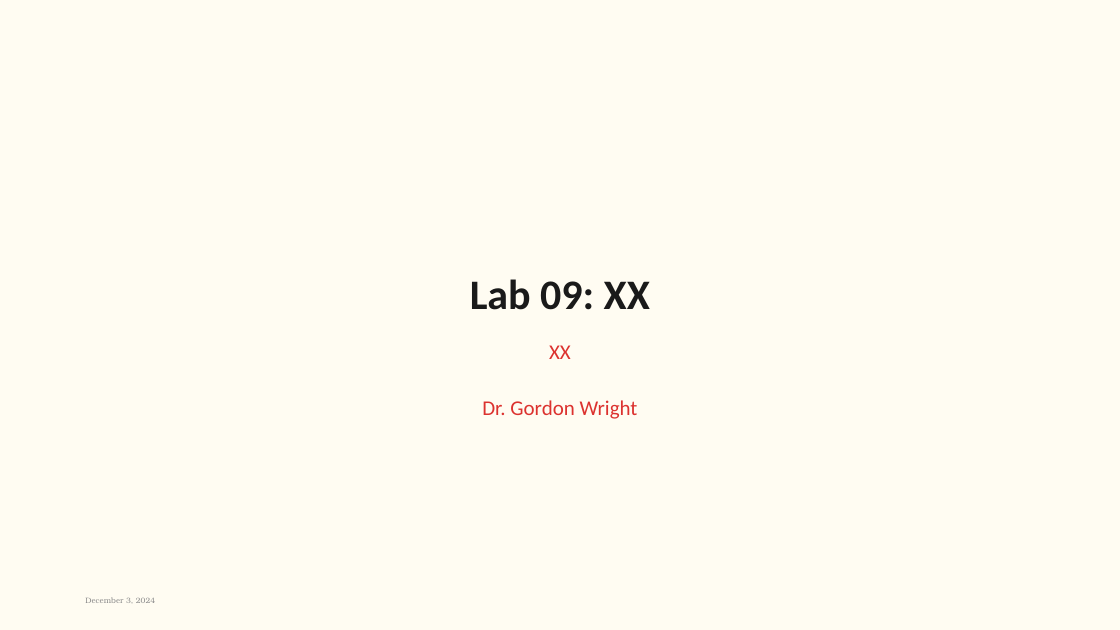
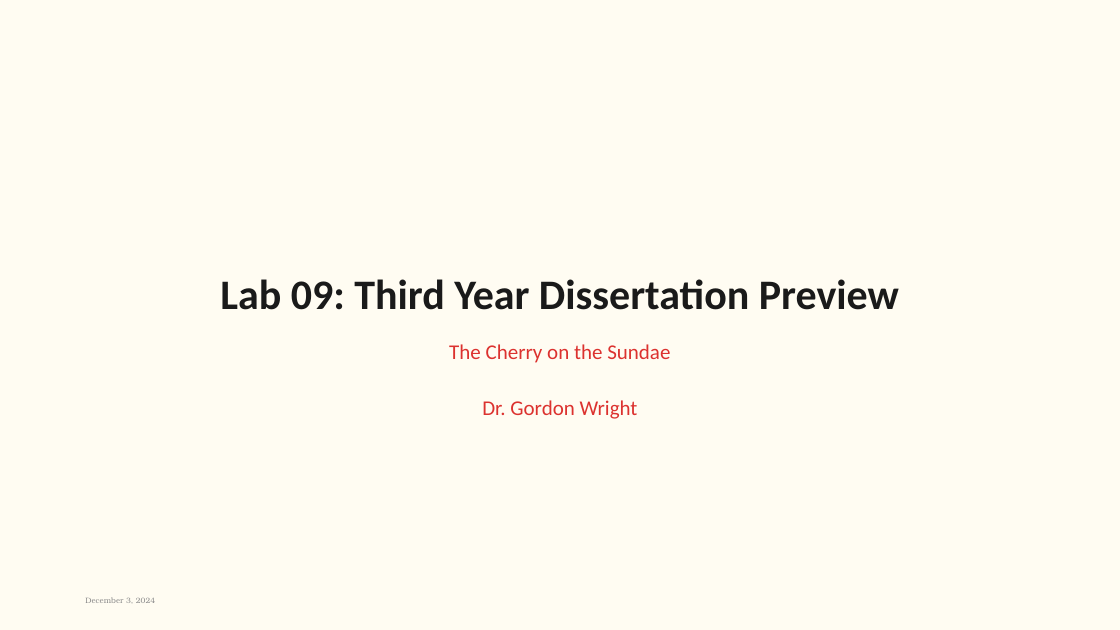
Before and after one commit to LittleMonkeyLab/PS52007Dslides, a slide deck: slide 1 of week09/lab.pptx. Drawn at 1120x630 pixels with LibreOffice and Linux fonts; fonts in the diff are those of the drawing; background and template pictures are left out. Boxes give left, top, right and bottom in pixels: in the first picture for what was removed or moved away, otherwise in the second. Text is boxed around its words. In the diff, an @@ line names an element or a change of style, - is before the commit and + after.

```diff
--- a/week09/lab.pptx
+++ b/week09/lab.pptx
@@ title at box(220, 279, 899, 310): text changed @@
-Lab 09: XX
+Lab 09: Third Year Dissertation Preview
@@ subtitle at box(449, 344, 670, 419): text changed @@
-XX
-Dr. Gordon Wright
+The Cherry on the Sundae
+Dr. Gordon Wright
```
Also in this commit, not shown: 17 slides added, 2 slides removed, 37 other files.
